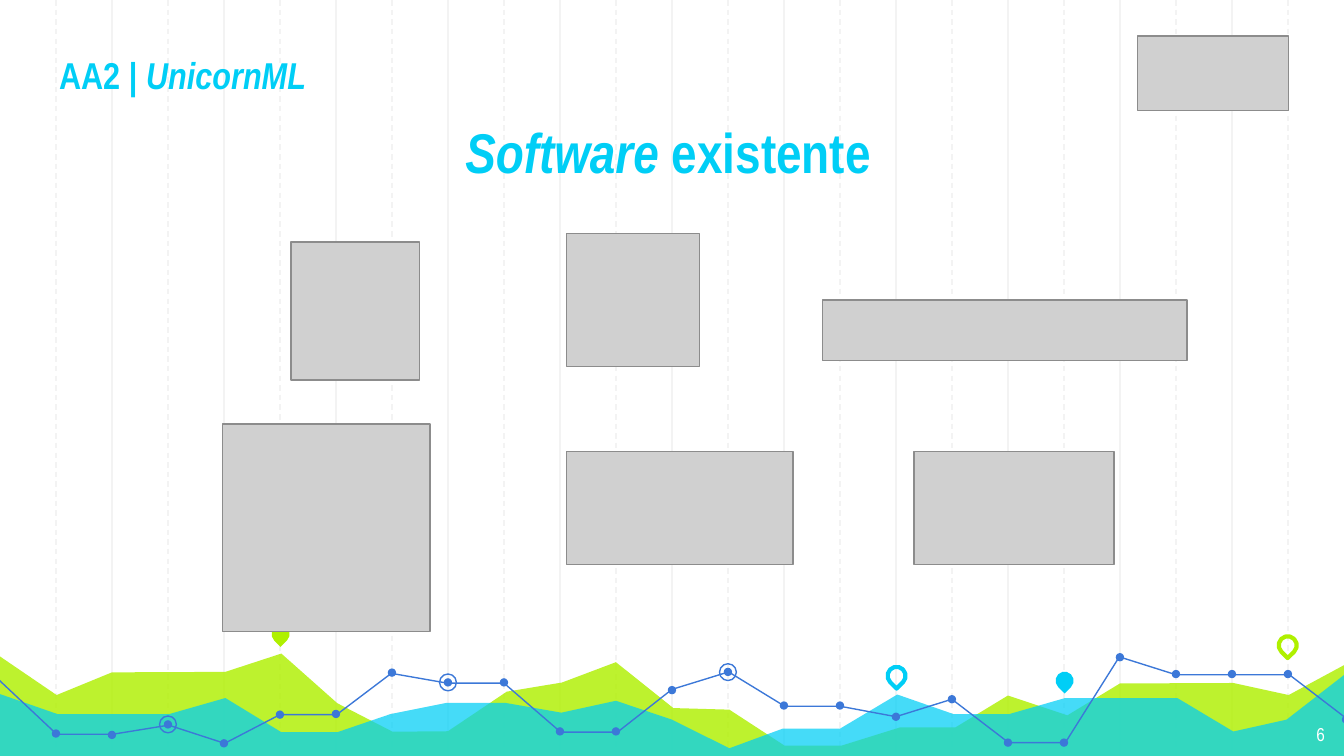
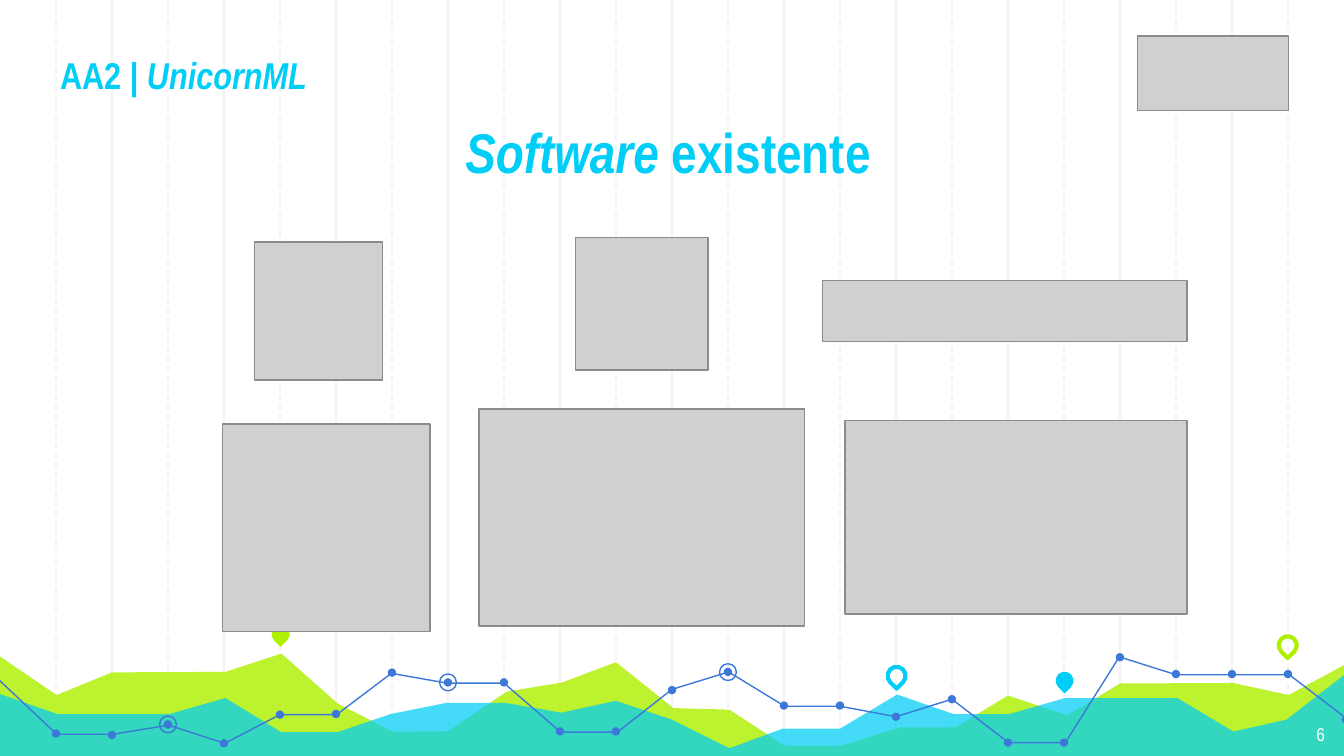
Before and after one commit to Nelson198/AA2, a slide deck: slide 6 of Presentation/Presentation.pptx. Drawn at 1344x756 pixels with LibreOffice and Linux fonts; fonts in the diff are those of the drawing; grey boxes stand for pictures. Boxes give left, top, right and bottom in pixels: in the first picture for what was removed or moved away, otherwise in the second. Text is boxed around its words. In the diff, an @@ line names an element or a change of style, - is before the commit and + after.

```diff
--- a/Presentation/Presentation.pptx
+++ b/Presentation/Presentation.pptx
@@ picture: place and size @@
-picture at box(567, 234, 700, 367)
+picture at box(575, 238, 708, 371)
@@ picture: place and size @@
-picture at box(292, 242, 419, 380)
+picture at box(255, 242, 383, 380)
@@ picture: place and size @@
-picture at box(823, 300, 1187, 360)
+picture at box(823, 281, 1187, 341)
@@ picture added at box(478, 409, 804, 625) @@
@@ picture added at box(845, 421, 1187, 614) @@
@@ picture removed at box(567, 452, 793, 564) @@
@@ picture removed at box(914, 452, 1114, 564) @@
```
Also in this commit, not shown: 11 other slides changed, 1 slide added, 3 slides removed.
